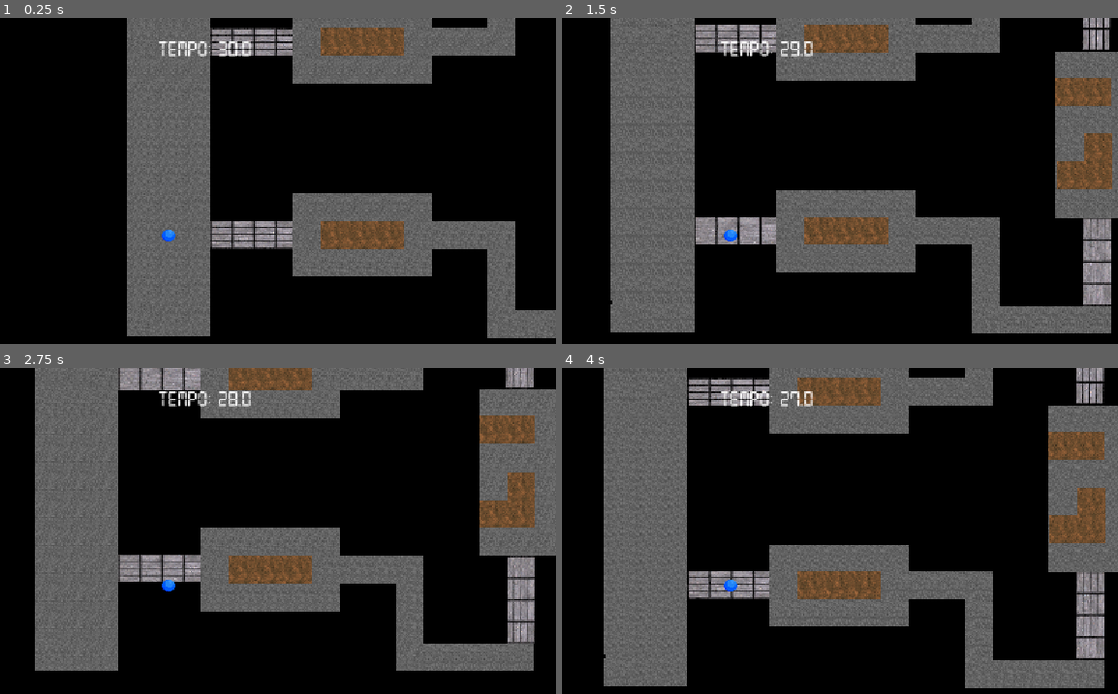
Above: before the commit, frames 1-4 (two rows, left to right).
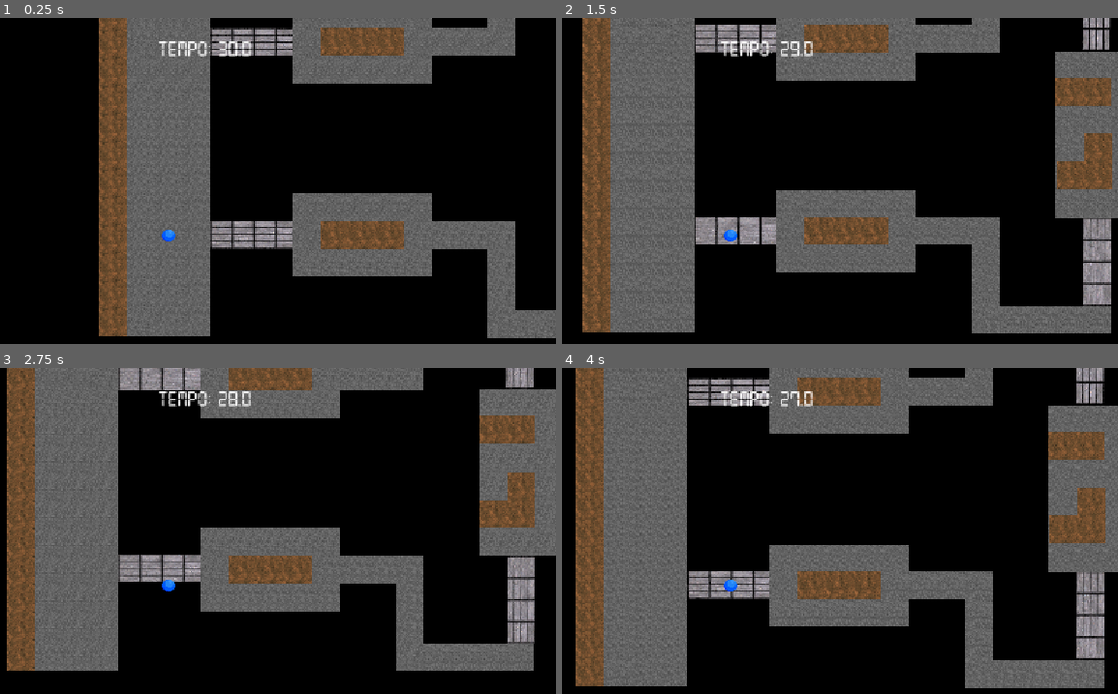
Above: after the commit, the same moments.

Repository: viniciusbaylet/DCC148-DesenvolvimentoJogos
Game: Godot game, scene res://scenes/main.tscn
Two runs of this game, one before a commit and one after it. Both use one fixed random seed, a clock stepped at 60 frames per second and the inputs below. The project has no main scene, so this scene is started directly.
Inputs:
- Up to frame 1 (0.25 s): no input
- Up to frame 2 (1.5 s): tap Enter at 0.5 s; hold D (move_right) 0.53-1.28 s; hold S (move_down) from 1.28 s (still down)
- Up to frame 3 (2.75 s): release S (move_down) at 2.03 s; hold D (move_right) from 2.03 s (still down)
- Up to frame 4 (4 s): release D (move_right) at 2.78 s; hold W (move_up) 2.78-3.53 s; hold A (move_left) from 3.53 s (still down)

The runs differ from the first frame. In frame 1, 4.9% of the frame differs, in the area x 17-23%, y 0-98%; in frame 2, 4.9%; in frame 3, 4.7%; in frame 4, 4.9%, in the area x 2-8%, y 0-98%.

Commit message:
feat: add wall scene at the begining of the track

Diff:
--- a/Trabalho1/scenes/game_over.tscn
+++ b/Trabalho1/scenes/game_over.tscn
@@ -46,7 +46,7 @@
 anchor_bottom = 1.0
 grow_horizontal = 2
 grow_vertical = 2
-color = Color(0, 0, 0, 0.08627451)
+color = Color(0, 0, 0, 0.59607846)
 
 [node name="VBoxContainer" type="VBoxContainer" parent="ColorRect" unique_id=553396057]
 layout_mode = 1
--- a/Trabalho1/scenes/pista.tscn
+++ b/Trabalho1/scenes/pista.tscn
@@ -26,7 +26,7 @@
 position = Vector2(24, 570)
 
 [node name="Chao7" parent="." unique_id=1876629905 instance=ExtResource("1_ft10e")]
-position = Vector2(25, 616)
+position = Vector2(24, 616)
 
 [node name="Chao160" parent="." unique_id=82208461 instance=ExtResource("1_ft10e")]
 position = Vector2(24, 624)
@@ -345,6 +345,51 @@
 
 [node name="Parede6" parent="." unique_id=148324149 instance=ExtResource("3_erodb")]
 position = Vector2(344, 479)
+
+[node name="Parede14" parent="." unique_id=1405044496 instance=ExtResource("3_erodb")]
+position = Vector2(-22, 624)
+
+[node name="Parede15" parent="." unique_id=415346956 instance=ExtResource("3_erodb")]
+position = Vector2(-22, 578)
+
+[node name="Parede16" parent="." unique_id=602752994 instance=ExtResource("3_erodb")]
+position = Vector2(-22, 532)
+
+[node name="Parede17" parent="." unique_id=1227064818 instance=ExtResource("3_erodb")]
+position = Vector2(-22, 486)
+
+[node name="Parede18" parent="." unique_id=911207585 instance=ExtResource("3_erodb")]
+position = Vector2(-22, 440)
+
+[node name="Parede19" parent="." unique_id=1701667451 instance=ExtResource("3_erodb")]
+position = Vector2(-22, 394)
+
+[node name="Parede20" parent="." unique_id=1922062781 instance=ExtResource("3_erodb")]
+position = Vector2(-22, 348)
+
+[node name="Parede21" parent="." unique_id=1803088662 instance=ExtResource("3_erodb")]
+position = Vector2(-22, 302)
+
+[node name="Parede22" parent="." unique_id=927076082 instance=ExtResource("3_erodb")]
+position = Vector2(-22, 256)
+
+[node name="Parede23" parent="." unique_id=1353140932 instance=ExtResource("3_erodb")]
+position = Vector2(-22, 210)
+
+[node name="Parede24" parent="." unique_id=1105097813 instance=ExtResource("3_erodb")]
+position = Vector2(-22, 164)
+
+[node name="Parede25" parent="." unique_id=1068147268 instance=ExtResource("3_erodb")]
+position = Vector2(-22, 118)
+
+[node name="Parede26" parent="." unique_id=675020797 instance=ExtResource("3_erodb")]
+position = Vector2(-22, 72)
+
+[node name="Parede27" parent="." unique_id=255953398 instance=ExtResource("3_erodb")]
+position = Vector2(-22, 26)
+
+[node name="Parede28" parent="." unique_id=978675028 instance=ExtResource("3_erodb")]
+position = Vector2(-22, 23)
 
 [node name="Chao73" parent="." unique_id=1230494554 instance=ExtResource("1_ft10e")]
 position = Vector2(528, 479)
